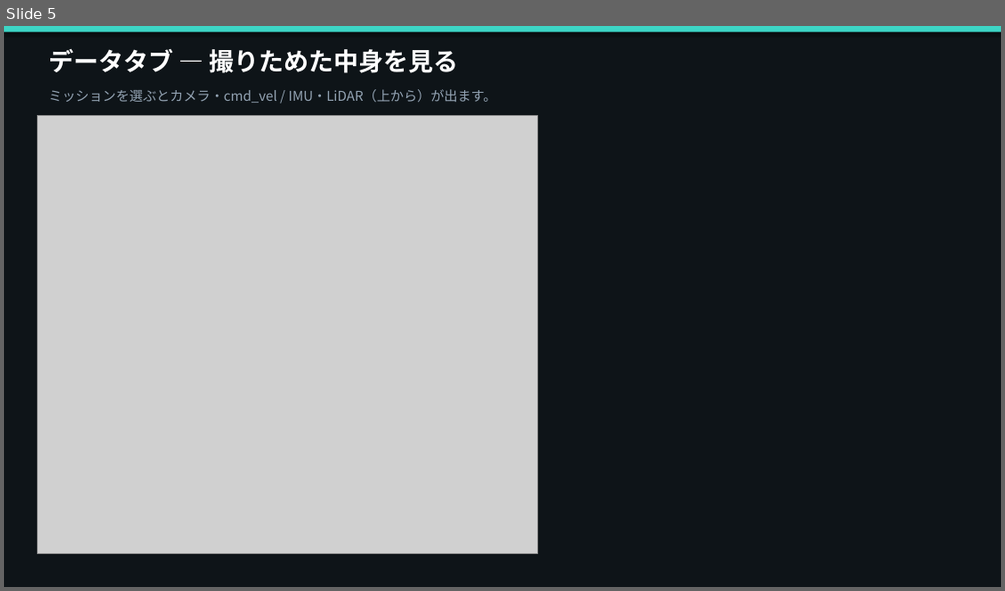
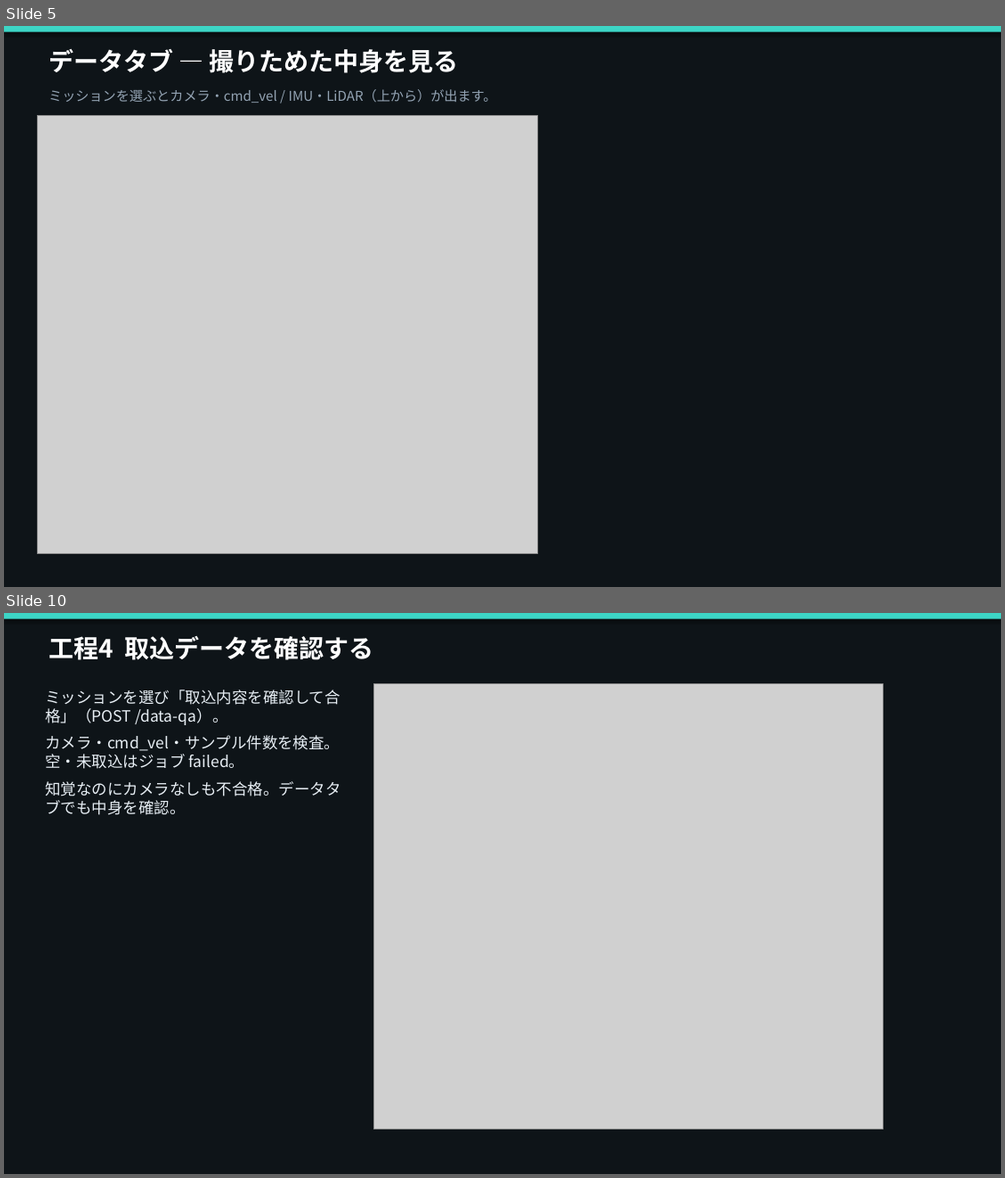
Before and after one commit to xeno1983/MLOPs_DEV, a slide deck: docs/procedure/UGV_MLOps_データ取込からデプロイ手順.pptx. Shown one above the other, each under a label of ours: slide 5 before the commit, slides 5 and 10 after it; the slides between them are not shown. The pictures are 1005x591 and 1005x1178 pixels, drawn with LibreOffice and Linux fonts; fonts in the diff are those of the drawing; grey boxes stand for pictures. Boxes give left, top, right and bottom in pixels: in the first picture for what was removed or moved away, otherwise in the second. Text is boxed around its words. In the diff, an @@ line names an element or a change of style, - is before the commit and + after.

```diff
--- a/docs/procedure/UGV_MLOps_データ取込からデプロイ手順.pptx
+++ b/docs/procedure/UGV_MLOps_データ取込からデプロイ手順.pptx
@@ slide 10 added at <box>4,613,1001,1174</box>, background #FFFFFF @@
@@ rectangle added at <box>4,613,1001,1174</box>, fill #0E1418 @@
@@ rectangle added at <box>4,613,1001,619</box>, fill #3DD6C6 @@
@@ text added at <box>48,636,373,660</box>, 24 pt, text #FFFFFF, bold @@
+工程4 取込データを確認する
@@ text added at <box>45,690,340,815</box>, 15 pt, text #E7EEF4 @@
+ミッションを選び「取込内容を確認して合格」（POST /data-qa）。
+カメラ・cmd_vel・サンプル件数を検査。空・未取込はジョブ failed。
+知覚なのにカメラなしも不合格。データタブでも中身を確認。
@@ picture added at <box>374,684,882,1129</box> @@
```
Also in this commit, not shown: 16 slides changed, 2 other slides added, 1 slide removed, 40 other files.
